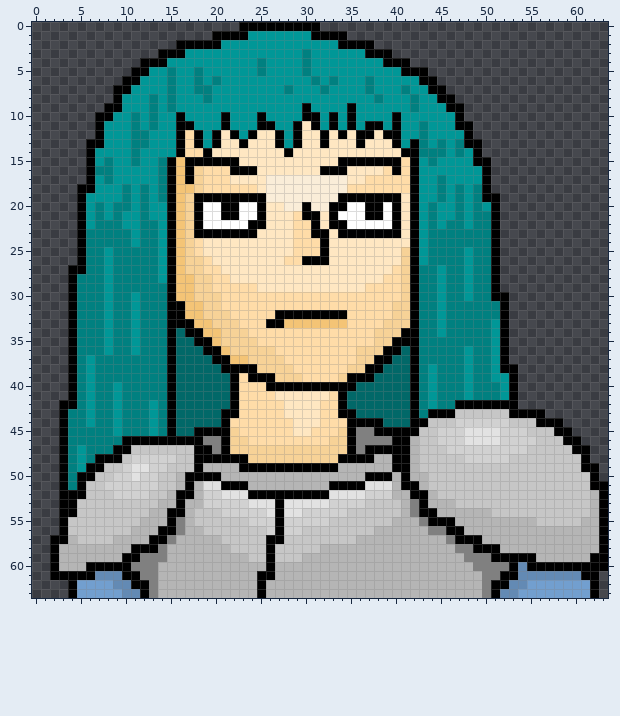
Pixel-art sprite: assets/sprite/P_Yuliza.png. The first picture shows the starting point.
The file is 64x64 pixels.
The result:
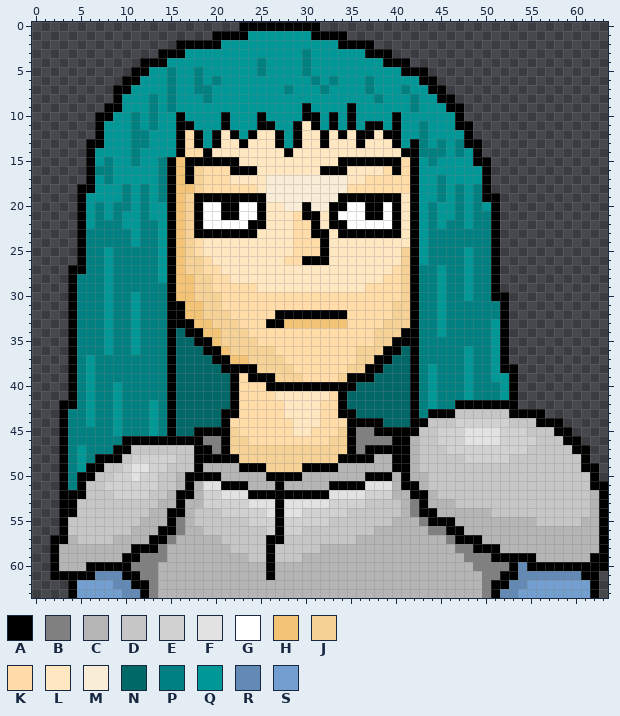
Palette (. is transparent): A #000000  B #808080  C #b5b5b5  D #c6c6c6  E #d1d1d1  F #e2e2e2  G #ffffff  H #f4c476  J #f7d297  K #ffdca8  L #ffe7c2  M #faedd8  N #016868  P #008080  Q #009797  R #638ab4  S #729fcf
The edit:
Changed rows in their new state; - is an unchanged pixel.
first column x 23:
48 J------
49 ---JJJJ
50 ---AAAA
51 ----A--
first column x 25:
61 C
62 C
63 C
Where, in picture pixels (left, top, right, bottom), the same in both pictures:
changed: (239, 454, 302, 490)
changed: (257, 571, 266, 598)
